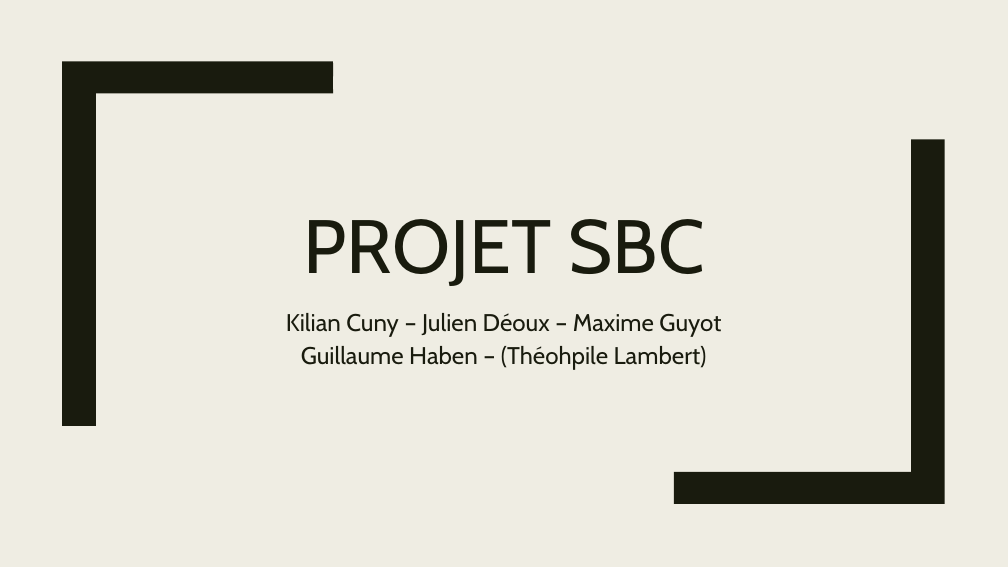
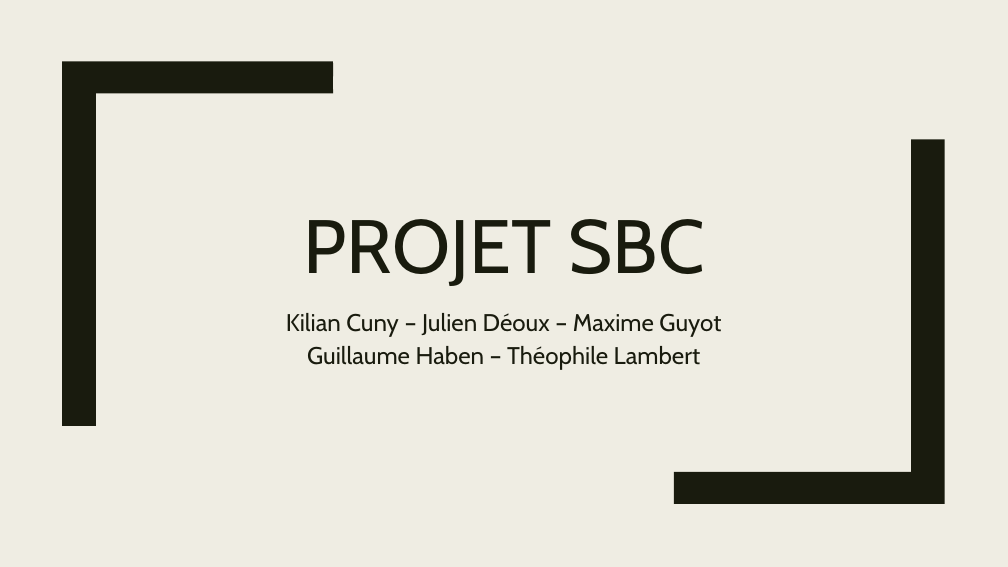
Before and after one commit to GuillaumeHaben/sbc-rbm, a slide deck: slide 1 of Projet_SBC.pptx. Drawn at 1008x567 pixels with LibreOffice and Linux fonts; fonts in the diff are those of the drawing. Boxes give left, top, right and bottom in pixels: in the first picture for what was removed or moved away, otherwise in the second. Text is boxed around its words. In the diff, an @@ line names an element or a change of style, - is before the commit and + after.

```diff
--- a/Projet_SBC.pptx
+++ b/Projet_SBC.pptx
@@ subtitle at (307,346,701,370): text changed @@
-Guillaume Haben – (Théohpile Lambert)
+Guillaume Haben – Théophile Lambert
```
Also in this commit, not shown: 7 other slides changed, 4 slides added, 1 other file.
